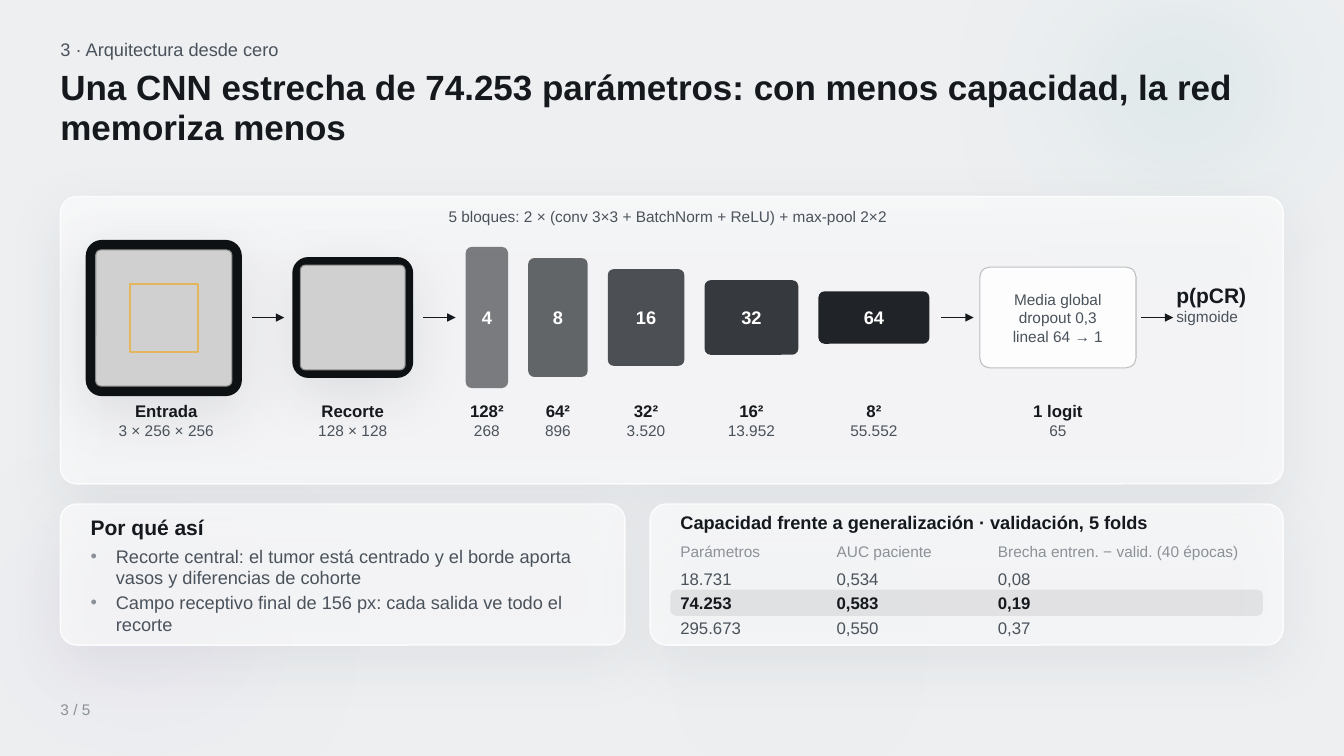
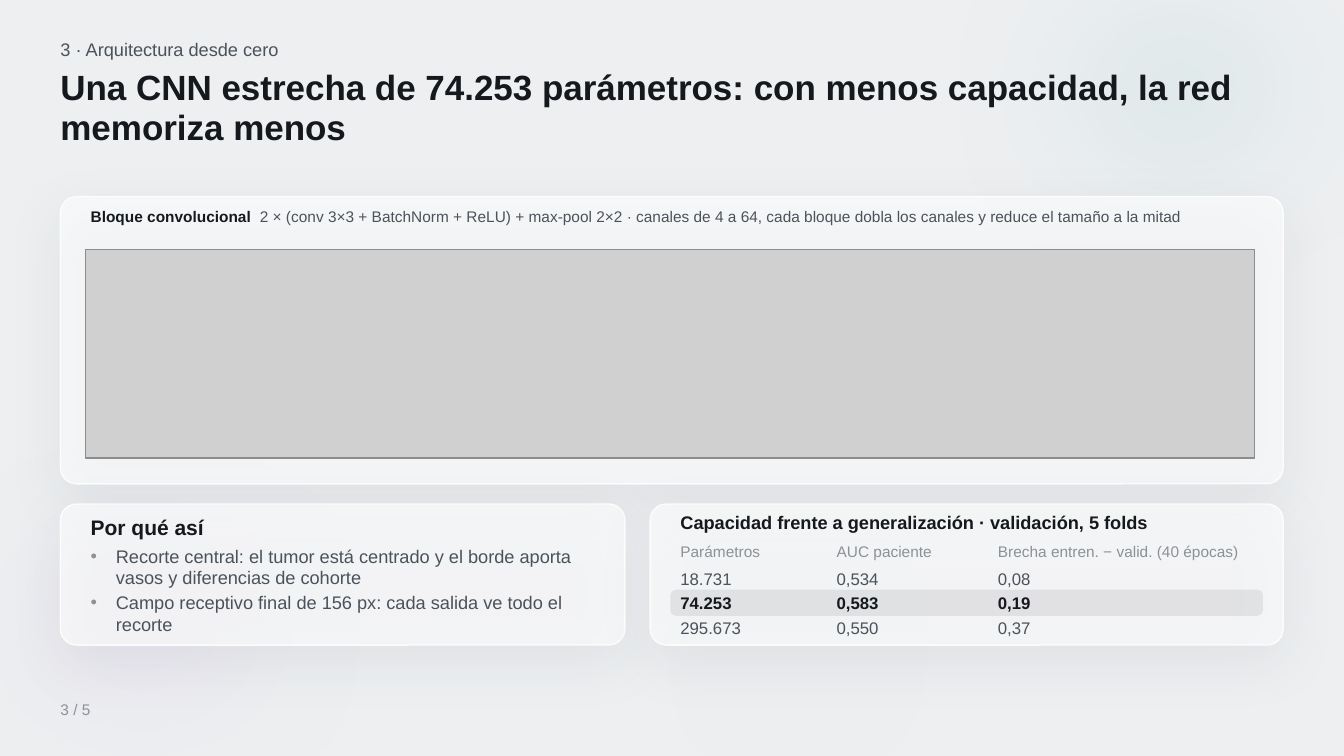
Before and after one commit to alejandrobarreche/breast-cnn, a slide deck: slide 4 of documentation/presentacion.pptx. Drawn at 1344x756 pixels with LibreOffice and Linux fonts; fonts in the diff are those of the drawing; grey boxes stand for pictures; background and template pictures are left out. Boxes give left, top, right and bottom in pixels: in the first picture for what was removed or moved away, otherwise in the second. Text is boxed around its words. In the diff, an @@ line names an element or a change of style, - is before the commit and + after.

Commit message:
docs: training curves, app screenshot and simpler savings legend in the presentation
- Slide 4: training loss and validation AUC per epoch (mean of 5 folds)
  with the chosen epoch, and a compact configuration list
- Slide 5: Lector pCR in a browser frame with the link to the web
- Plainer PET legend in the reference-hospital scenario
- Add the presentation script (guion.md)

```diff
--- a/documentation/presentacion.pptx
+++ b/documentation/presentacion.pptx
@@ text at bbox=[91, 211, 1181, 225]: text changed @@
-5 bloques: 2 × (conv 3×3 + BatchNorm + ReLU) + max-pool 2×2
+Bloque convolucional 2 × (conv 3×3 + BatchNorm + ReLU) + max-pool 2×2 · canales de 4 a 64, cada bloque dobla los canales y reduce el tamaño a la mitad
@@ rounded rectangle removed at bbox=[86, 240, 242, 396] @@
@@ picture added at bbox=[86, 250, 1255, 458] @@
@@ picture removed at bbox=[96, 250, 232, 386] @@
@@ rounded rectangle removed at bbox=[292, 257, 413, 378] @@
@@ picture removed at bbox=[300, 265, 405, 370] @@
@@ rounded rectangle removed at bbox=[466, 247, 508, 388] @@
-4
@@ rounded rectangle removed at bbox=[528, 258, 588, 377] @@
-8
@@ rounded rectangle removed at bbox=[608, 269, 685, 366] @@
-16
@@ rounded rectangle removed at bbox=[980, 267, 1136, 368] @@
-Media global
-dropout 0,3
-lineal 64 → 1
@@ rectangle removed at bbox=[130, 284, 199, 353] @@
@@ rounded rectangle removed at bbox=[705, 280, 799, 355] @@
-32
@@ rounded rectangle removed at bbox=[819, 291, 930, 344] @@
-64
@@ text removed at bbox=[1176, 287, 1246, 325] @@
-p(pCR)
-sigmoide
@@ arrow removed from (252, 318) to (284, 318) @@
@@ arrow removed from (423, 318) to (456, 318) @@
@@ arrow removed from (942, 318) to (974, 318) @@
@@ arrow removed from (1141, 318) to (1174, 318) @@
@@ text removed at bbox=[119, 405, 214, 436] @@
-Entrada
-3 × 256 × 256
@@ text removed at bbox=[318, 405, 387, 436] @@
-Recorte
-128 × 128
@@ text removed at bbox=[470, 405, 504, 436] @@
-128²
-268
@@ text removed at bbox=[545, 405, 571, 436] @@
-64²
-896
@@ text removed at bbox=[627, 405, 666, 436] @@
-32²
-3.520
@@ text removed at bbox=[728, 405, 775, 436] @@
-16²
-13.952
@@ text removed at bbox=[850, 405, 897, 436] @@
-8²
-55.552
@@ text removed at bbox=[1033, 405, 1082, 436] @@
-1 logit
-65
```
Also in this commit, not shown: 2 other slides changed, 1 other file.
